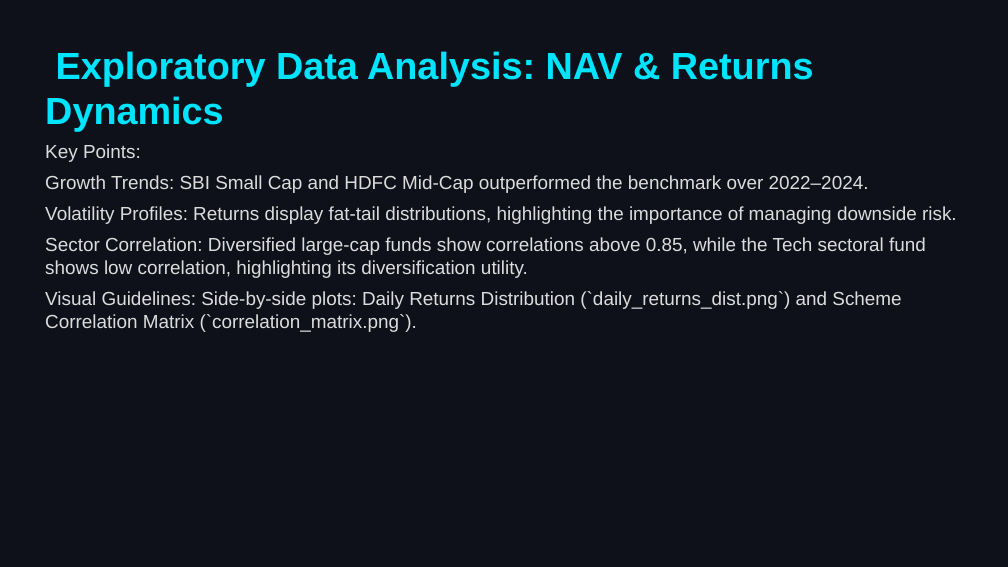
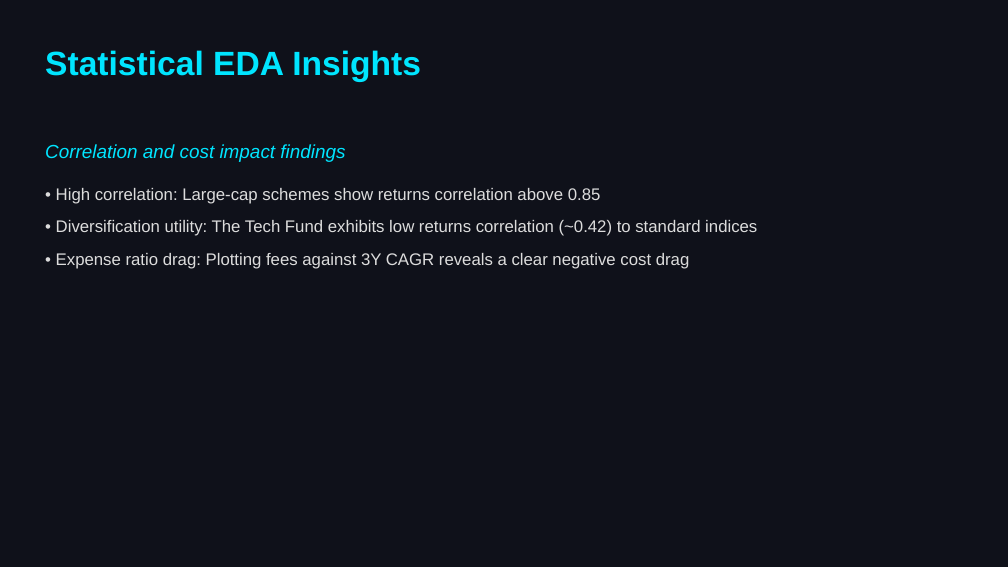
Before and after one commit to DHILEEPB/bluestock_mf_capstone, a slide deck: slide 6 of reports/Presentation.pptx. Drawn at 1008x567 pixels with LibreOffice and Linux fonts; fonts in the diff are those of the drawing. Boxes give left, top, right and bottom in pixels: in the first picture for what was removed or moved away, otherwise in the second. Text is boxed around its words. In the diff, an @@ line names an element or a change of style, - is before the commit and + after.

```diff
--- a/reports/Presentation.pptx
+++ b/reports/Presentation.pptx
@@ text at (x1=45, y1=50, x2=421, y2=82): text changed; size 36 to 32 pt @@
-Exploratory Data Analysis: NAV & Returns Dynamics
+Statistical EDA Insights
@@ text at (x1=45, y1=144, x2=757, y2=269): text changed; size 18 to 16 pt @@
-Key Points:
-Growth Trends: SBI Small Cap and HDFC Mid-Cap outperformed the benchmark over 2022–2024.
-Volatility Profiles: Returns display fat-tail distributions, highlighting the importance of managing downside risk.
-Sector Correlation: Diversified large-cap funds show correlations above 0.85, while the Tech sectoral fund shows low correlation, highlighting its diversification utility.
-Visual Guidelines: Side-by-side plots: Daily Returns Distribution (`daily_returns_dist.png`) and Scheme Correlation Matrix (`correlation_matrix.png`).
+Correlation and cost impact findings
+• High correlation: Large-cap schemes show returns correlation above 0.85
+• Diversification utility: The Tech Fund exhibits low returns correlation (~0.42) to standard indices
+• Expense ratio drag: Plotting fees against 3Y CAGR reveals a clear negative cost drag
```
Also in this commit, not shown: 8 other slides changed, 3 slides added, 4 slides removed, 1 other file.
